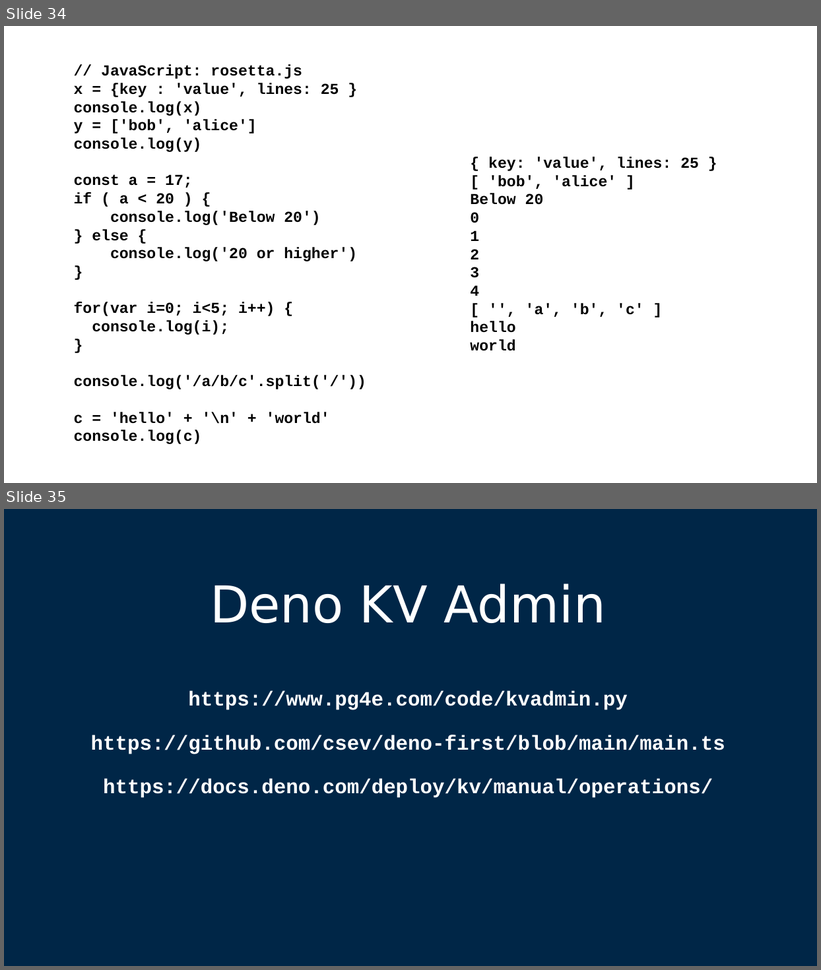
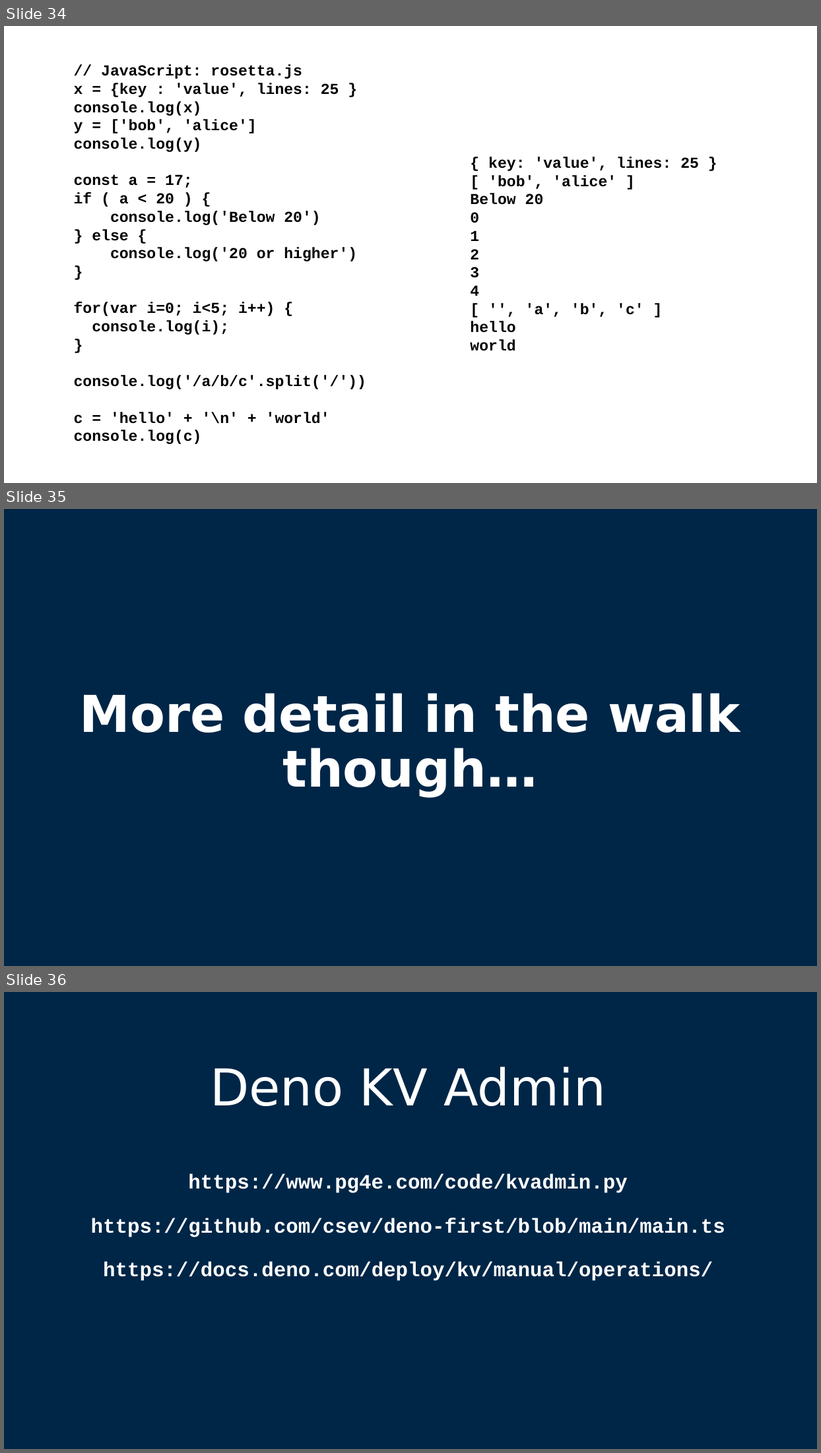
Before and after one commit to csev/pg4e, a slide deck: lectures/07-DenoKV.pptx. Shown one above the other, each under a label of ours: slides 34 and 35 before the commit, slides 34, 35 and 36 after it. The pictures are 821x970 and 821x1453 pixels, drawn with LibreOffice and Linux fonts; fonts in the diff are those of the drawing. Boxes give left, top, right and bottom in pixels: in the first picture for what was removed or moved away, otherwise in the second. Text is boxed around its words. In the diff, an @@ line names an element or a change of style, - is before the commit and + after.

```diff
--- a/lectures/07-DenoKV.pptx
+++ b/lectures/07-DenoKV.pptx
@@ slide 35 added at (x1=4, y1=509, x2=817, y2=966), background #002647 @@
@@ title added at (x1=80, y1=693, x2=741, y2=797), 60 pt, text #FFFFFF, bold @@
+More detail in the walk though…
@@ what was slide 35 is now slide 36 @@
```
Also in this commit, not shown: 1 slide changed, 3 other slides added, 1 slide removed, 1 other file.
